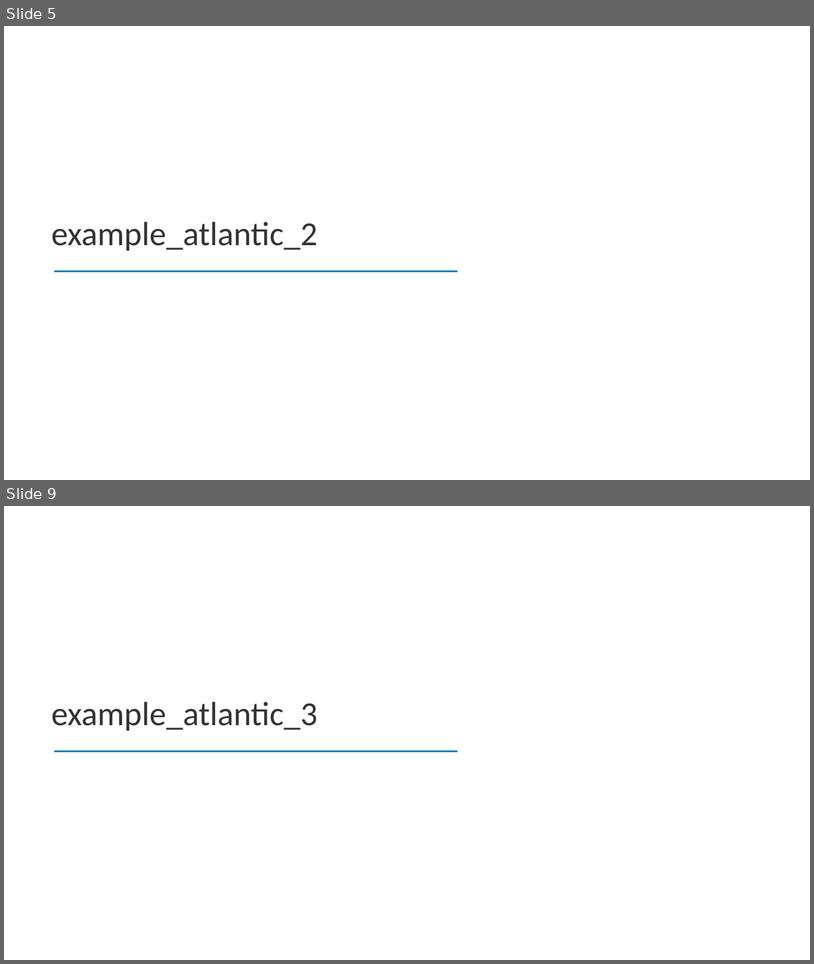
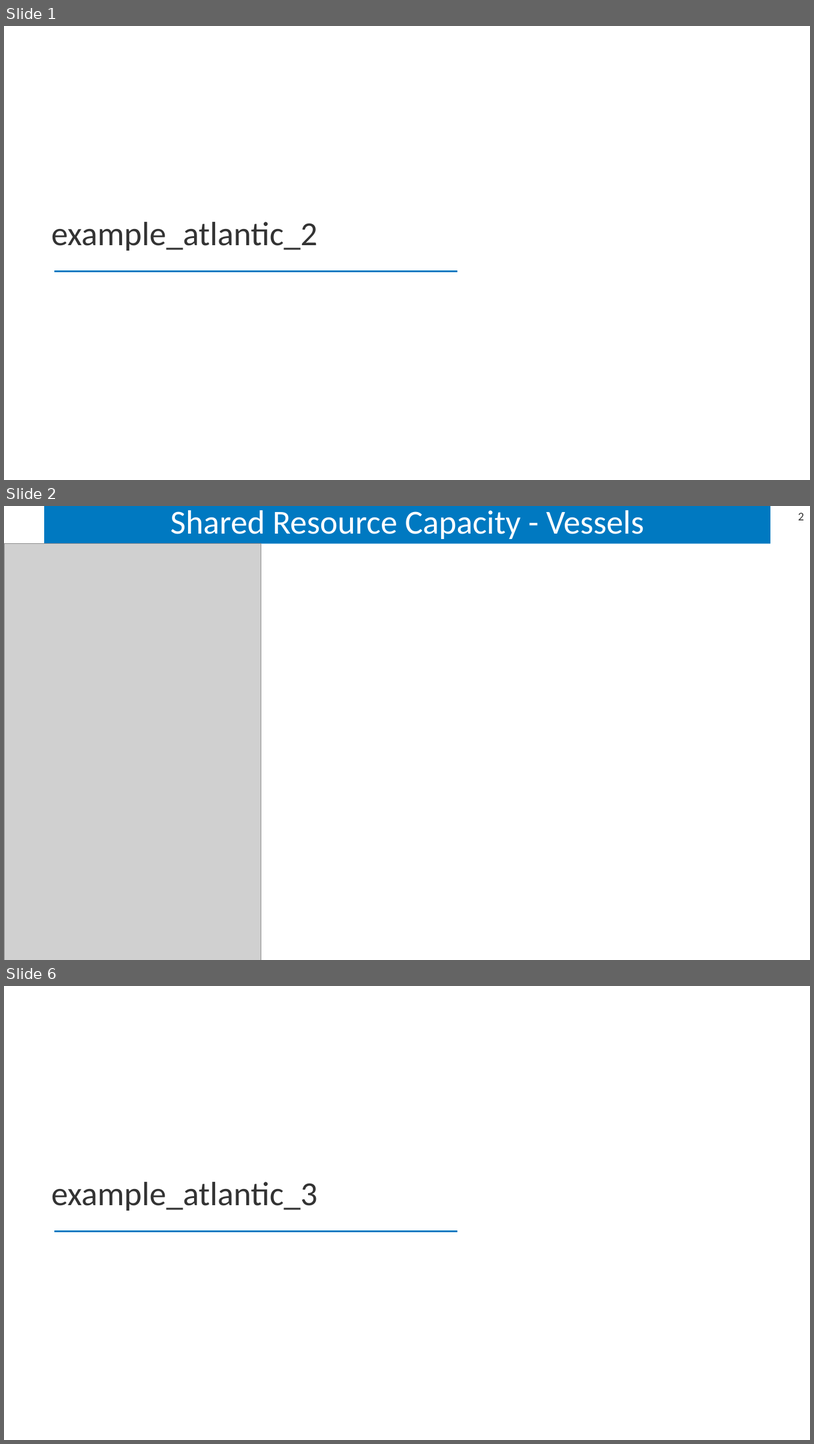
Before and after one commit to sbredenk/CORAL, a slide deck: postprocessing/results/example_atlantic/example_atlantic_results.pptx. Shown one above the other, each under a label of ours: slides 5 and 9 before the commit, slides 1, 2 and 6 after it; the slides between them are not shown. The pictures are 814x964 and 814x1444 pixels, drawn with LibreOffice and Linux fonts; fonts in the diff are those of the drawing; grey boxes stand for pictures. Boxes give left, top, right and bottom in pixels: in the first picture for what was removed or moved away, otherwise in the second. Text is boxed around its words. In the diff, an @@ line names an element or a change of style, - is before the commit and + after.

```diff
--- a/postprocessing/results/example_atlantic/example_atlantic_results.pptx
+++ b/postprocessing/results/example_atlantic/example_atlantic_results.pptx
@@ slide 2 added at <box>4,506,810,960</box>, background #FFFFFF @@
@@ title added at <box>45,506,771,544</box>, fill #0079C1, 40 pt, text #FFFFFF @@
+Shared Resource Capacity - Vessels
@@ page number added at <box>798,513,804,520</box>, 14 pt, text #333333 @@
+2
@@ picture added at <box>4,544,261,960</box> @@
@@ what was slide 5 is now slide 1 @@
@@ what was slide 9 is now slide 6 @@
```
Also in this commit, not shown: 1 slide changed, 8 other slides added, 7 slides removed, 42 other files.
